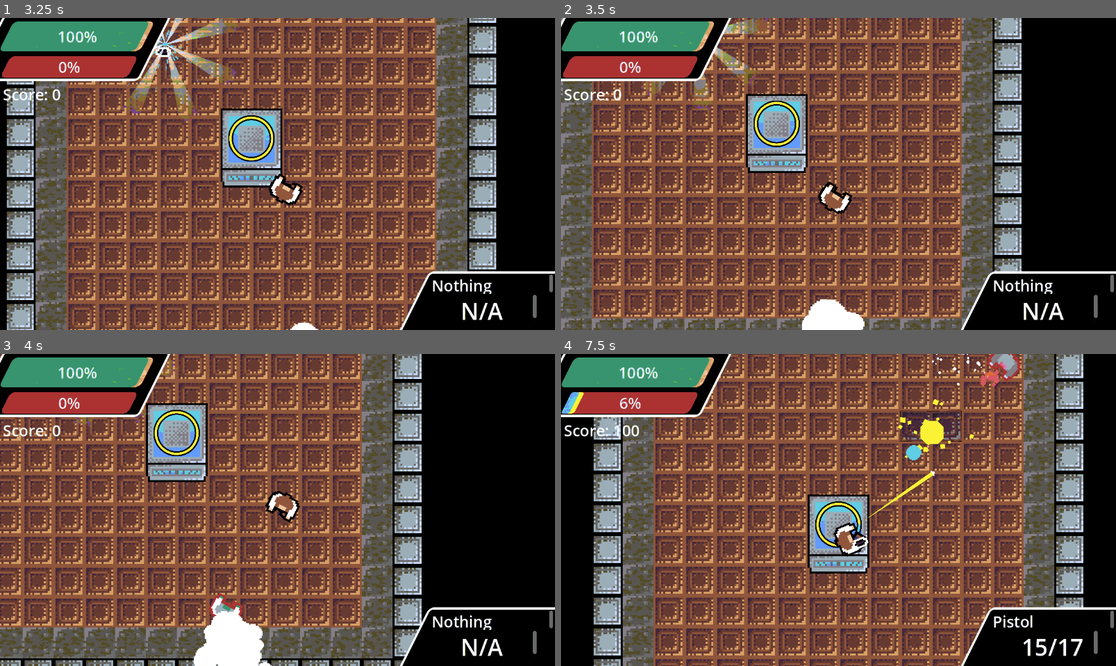
Above: before the commit, frames 1-4 (two rows, left to right).
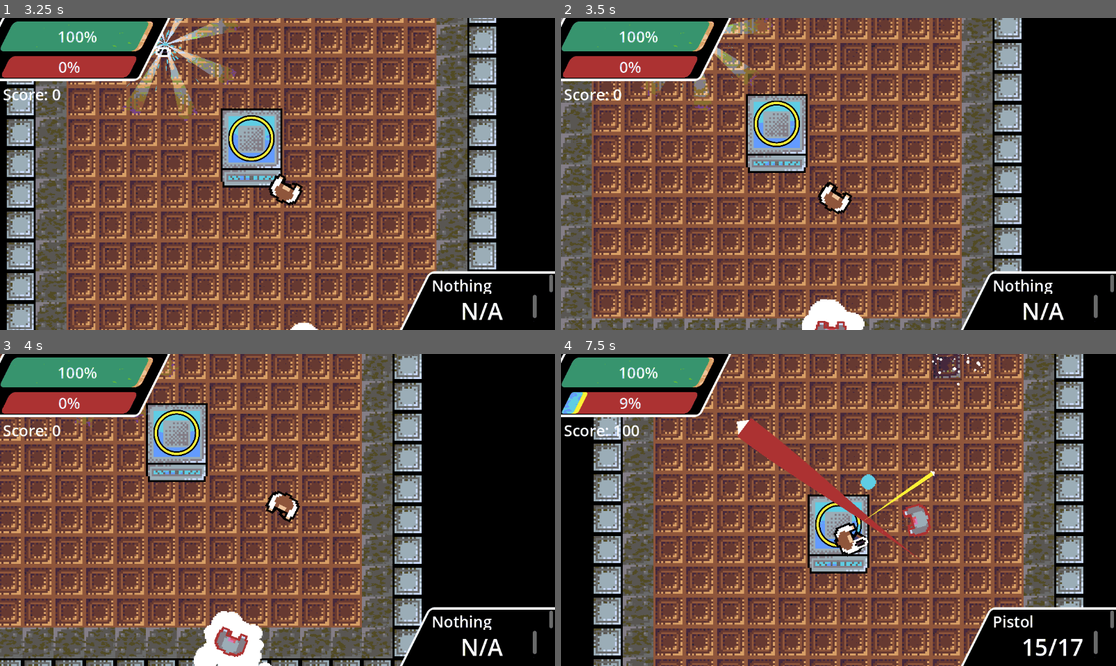
Above: after the commit, the same moments.

Repository: DriftWare07/gdod-jam-25
Game: Godot game, scene res://scenes/menu.tscn
Same seed, same stepped clock (60 frames per second), same inputs: the game is played once before the commit and once after it. Sound files missing from this copy of the repository are replaced by a short silence.
Inputs (mouse positions are in pixels of both pictures, inside the frame that each line leads up to):
- Up to frame 1 (3.25 s): click "Play" at 0.5 s; move the mouse to (399, 158) at 1.27 s; press the mouse at (399, 158) at 1.28 s; hold D (right) 1.28-2.03 s; move the mouse to (166, 189) at 2.02 s; release the mouse at (166, 189) at 2.03 s; hold S (down) 2.03-2.78 s; click (166, 189) at 2.1 s; move the mouse to (333, 105) at 2.77 s; press the mouse at (333, 105) at 2.78 s; hold D (right) from 2.78 s (still down)
- Up to frame 2 (3.5 s): keep holding D (right)
- Up to frame 3 (4 s): move the mouse to (249, 572) at 3.52 s; release D (right) at 3.53 s; release the mouse at (249, 572) at 3.53 s; hold W (up) from 3.53 s (still down); click (249, 572) at 3.6 s
- Up to frame 4 (7.5 s): move the mouse to (1005, 556) at 4.27 s; release W (up) at 4.28 s; press the mouse at (1005, 556) at 4.28 s; hold A (left) 4.28-5.78 s; move the mouse to (672, 463) at 5.02 s; release the mouse at (672, 463) at 5.03 s; click (672, 463) at 5.1 s; move the mouse to (866, 510) at 5.77 s; press the mouse at (866, 510) at 5.78 s; hold S (down) 5.78-6.53 s; move the mouse to (755, 432) at 6.52 s; release the mouse at (755, 432) at 6.53 s; hold D (right) 6.53-7.28 s; click (755, 432) at 6.6 s; move the mouse to (960, 494) at 7.27 s; press the mouse at (960, 494) at 7.28 s; hold W (up) from 7.28 s (still down)

Frame 1 is identical in both runs. In frame 2, 0.1% of the frame differs, in the area x 45-52%, y 97-100%; in frame 3, 0.6%; in frame 4, 4.3%, in the area x 1-83%, y 0-67%.

Commit message:
Tweaks and new music

Diff:
--- a/gdod-jam-25/scenes/bullets/weapon_drop.tscn
+++ b/gdod-jam-25/scenes/bullets/weapon_drop.tscn
@@ -94,7 +94,7 @@
 shape = SubResource("CircleShape2D_dk00k")
 
 [node name="Timer" type="Timer" parent="."]
-wait_time = 10.0
+wait_time = 5.0
 one_shot = true
 
 [node name="reloadsfx" type="AudioStreamPlayer2D" parent="."]
--- a/gdod-jam-25/scenes/enemies/robot/robot.gd
+++ b/gdod-jam-25/scenes/enemies/robot/robot.gd
@@ -17,9 +17,9 @@
 	if !Global.Player: return
 	var input = Vector2.ZERO
 
-	if global_position.distance_to(Global.Player.global_position) > 128:
+	if global_position.distance_to(Global.Player.global_position) > 96:
 		input = Vector2(sign(Global.Player.global_position.x-global_position.x),sign(Global.Player.global_position.y-global_position.y))
-	elif global_position.distance_to(Global.Player.global_position) < 96:
+	elif global_position.distance_to(Global.Player.global_position) < 64:
 		input = -Vector2(sign(Global.Player.global_position.x-global_position.x),sign(Global.Player.global_position.y-global_position.y))
 
 
--- a/gdod-jam-25/scenes/enemies/robot/robot.tscn
+++ b/gdod-jam-25/scenes/enemies/robot/robot.tscn
@@ -1,10 +1,11 @@
-[gd_scene load_steps=16 format=3 uid="uid://bayqxdsifslln"]
+[gd_scene load_steps=17 format=3 uid="uid://bayqxdsifslln"]
 
 [ext_resource type="Script" uid="uid://bqoc5tj8ur6n2" path="res://scenes/enemies/robot/robot.gd" id="1_8n0ui"]
 [ext_resource type="Texture2D" uid="uid://cc73fyq7vqd6l" path="res://assets/gdodjam25enemies.png" id="2_34nfv"]
 [ext_resource type="Script" uid="uid://c07qsyt25g57y" path="res://scripts/hitbox.gd" id="3_v6iui"]
 [ext_resource type="Script" uid="uid://cop8kdjtvd461" path="res://scripts/healthcomponent.gd" id="4_yc5vq"]
 [ext_resource type="AudioStream" uid="uid://cmqxuo6khrelx" path="res://assets/sounds/zombie_groans.tres" id="5_gdyw4"]
+[ext_resource type="AudioStream" uid="uid://22yu2h8rwgh3" path="res://assets/sounds/GUNMech_Heavy Mech Cock 03_DDUMAIS_NONE.wav" id="6_8n0ui"]
 
 [sub_resource type="AtlasTexture" id="AtlasTexture_8n0ui"]
 atlas = ExtResource("2_34nfv")
@@ -115,5 +116,10 @@
 local_coords = true
 process_material = SubResource("ParticleProcessMaterial_dbb36")
 
+[node name="telegraph" type="AudioStreamPlayer2D" parent="."]
+stream = ExtResource("6_8n0ui")
+bus = &"sfx"
+
 [connection signal="dead" from="Health_Component" to="." method="dead"]
-[connection signal="timeout" from="attackTimer" to="." method="attack"]
+[connection signal="timeout" from="attackTimer" to="telegraph" method="play"]
+[connection signal="finished" from="telegraph" to="." method="attack"]
--- a/gdod-jam-25/scenes/enemies/robot/robot_laser.tscn
+++ b/gdod-jam-25/scenes/enemies/robot/robot_laser.tscn
@@ -13,6 +13,7 @@
 
 [node name="PistolBullet" type="Area2D"]
 script = ExtResource("1_5bxtq")
+speed = 150
 damage = 10
 exclusion_group = "enemy"
 
--- a/gdod-jam-25/scenes/main.tscn
+++ b/gdod-jam-25/scenes/main.tscn
@@ -6,9 +6,9 @@
 [ext_resource type="Texture2D" uid="uid://cd0xwgqehrnjd" path="res://assets/square.png" id="3_o6xl0"]
 [ext_resource type="Shader" uid="uid://dmugj14btb4ti" path="res://assets/shaders/radial.gdshader" id="3_tipki"]
 [ext_resource type="AudioStream" uid="uid://d4ni4cgf0lpej" path="res://assets/sounds/659007__bigdino1995__chargeup.wav" id="4_choun"]
-[ext_resource type="AudioStream" uid="uid://b2gxsq5docajf" path="res://assets/sounds/elevator panic ideaz.mp3" id="4_nadpv"]
 [ext_resource type="Theme" uid="uid://2bek0awd3xii" path="res://assets/main_theme.tres" id="5_85g3d"]
 [ext_resource type="Script" uid="uid://cxo358s5fa227" path="res://scripts/effect_fader.gd" id="5_jkce5"]
+[ext_resource type="AudioStream" uid="uid://bvkhdij36xseu" path="res://assets/sounds/elevator panic 80_ doneeee.mp3" id="8_85g3d"]
 
 [sub_resource type="Environment" id="Environment_q4j4f"]
 background_mode = 3
@@ -115,7 +115,7 @@
 position = Vector2(0, -5)
 
 [node name="AudioStreamPlayer" type="AudioStreamPlayer" parent="."]
-stream = ExtResource("4_nadpv")
+stream = ExtResource("8_85g3d")
 volume_db = -10.0
 autoplay = true
 bus = &"music"
--- a/gdod-jam-25/scenes/player/player.tscn
+++ b/gdod-jam-25/scenes/player/player.tscn
@@ -216,6 +216,10 @@
 [node name="Camera2D" type="Camera2D" parent="."]
 position = Vector2(-0.150734, -0.0705515)
 zoom = Vector2(4, 4)
+limit_left = -256
+limit_top = -256
+limit_right = 256
+limit_bottom = 256
 rotation_smoothing_enabled = true
 
 [node name="firetimer" type="Timer" parent="."]
--- a/gdod-jam-25/scenes/spawnpath.tscn
+++ b/gdod-jam-25/scenes/spawnpath.tscn
@@ -38,7 +38,7 @@
 [node name="spawner" type="PathFollow2D" parent="."]
 position = Vector2(32, 240)
 script = ExtResource("1_p700c")
-enemies = Array[PackedScene]([ExtResource("2_gsdyw"), ExtResource("3_82dpr")])
+enemies = Array[PackedScene]([ExtResource("2_gsdyw"), ExtResource("2_gsdyw"), ExtResource("3_82dpr")])
 
 [node name="spawntimer" type="Timer" parent="spawner"]
 wait_time = 2.5
Not shown, removed: gdod-jam-25/assets/Sci-Fi_Drone_11.wav.import
Not shown, added: gdod-jam-25/assets/sounds/GUNMech_Heavy Mech Cock 03_DDUMAIS_NONE.wav.import
Not shown, added: gdod-jam-25/assets/sounds/Sci-Fi_Drone_11.wav.import
Not shown, added: gdod-jam-25/assets/sounds/elevator panic 80_ doneeee.mp3.import
Not shown, changed: gdod-jam-25/assets/Sci-Fi_Drone_11.wav
Not shown, added: gdod-jam-25/assets/sounds/GUNMech_Heavy Mech Cock 03_DDUMAIS_NONE.wav
Not shown, added: gdod-jam-25/assets/sounds/Sci-Fi_Drone_11.wav
Not shown, added: gdod-jam-25/assets/sounds/elevator panic 80_ doneeee.mp3
